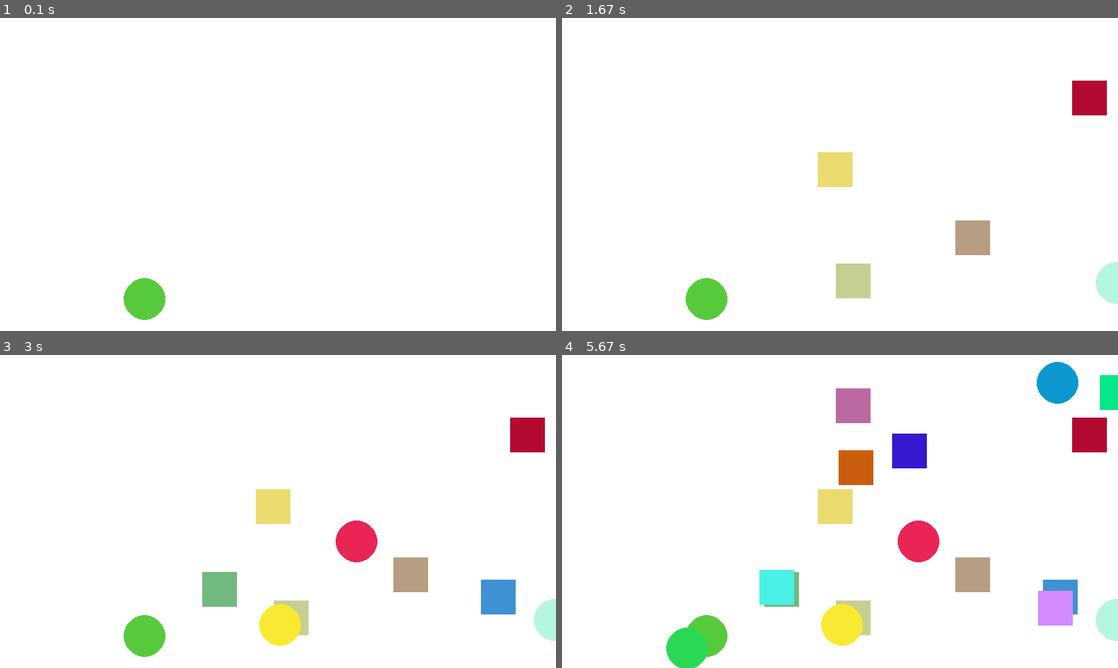
Above: before the commit, frames 1-4 (two rows, left to right).
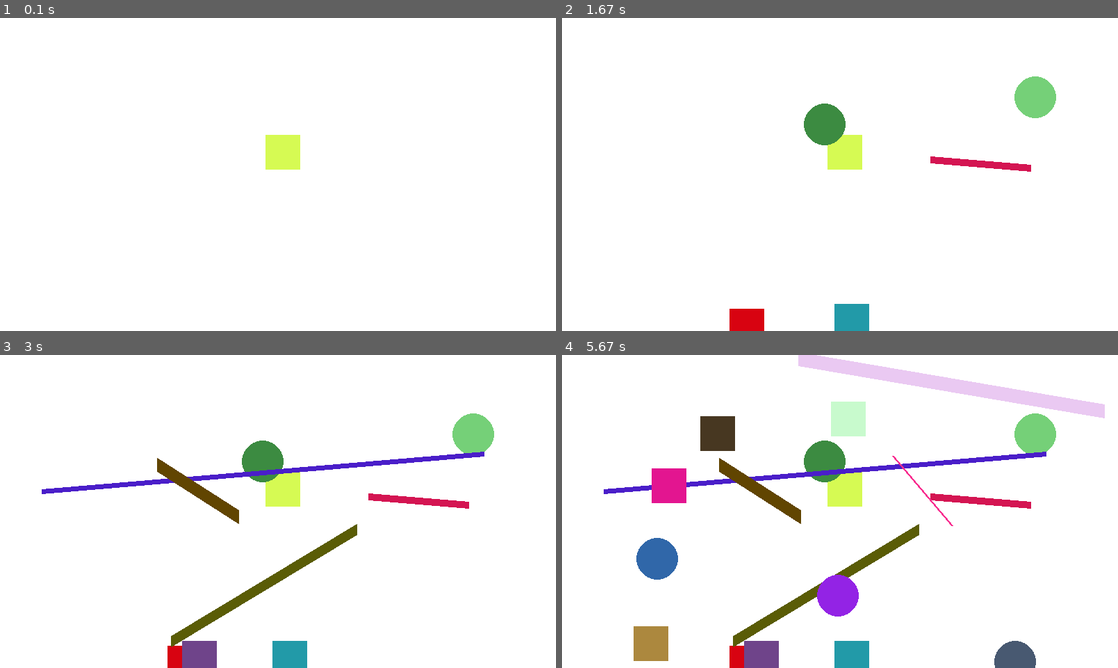
Above: after the commit, the same moments.

Repository: speedyGaoxuan/pygameplus
Game: pygame game, started from main.py
Same seed, same stepped clock (60 frames per second), same inputs: the game is played once before the commit and once after it.
Inputs:
- Up to frame 1 (0.1 s): no input
- Up to frame 2 (1.67 s): no input
- Up to frame 3 (3 s): no input
- Up to frame 4 (5.67 s): no input

The runs differ from the first frame. In frame 1, 1.5% of the frame differs, in the area x 22-54%, y 37-97%; in frame 2, 7.3%; in frame 3, 13%; in frame 4, 23%, in the area x 7-100%, y 0-100%.

Commit message:
line update

Diff:
--- a/main.py
+++ b/main.py
@@ -1,13 +1,7 @@
-import os
-import random
-
 from pygameplus import *
 from random import *
 import time
 import threading
-
-
-# closing = False
 
 
 # def fun():
@@ -37,16 +31,37 @@
 #             list.pop()
 #             time.sleep(0.01)
 
+
+def random_choose(l):
+    r = randint(0, len(l) - 1)
+    return l[r]()
+
+
+def random_color():
+    return randint(0, 255), randint(0, 255), randint(0, 255)
+
+
+def draw_circle():
+    return circle(color=random_color(), center=(randint(25, 800), randint(25, 450)), radius=30)
+
+
+def draw_square():
+    return rect(random_color(), (randint(0, 800), randint(0, 450), 50, 50), )
+
+
+def draw_line():
+    return line(random_color(), (randint(0, 800), randint(0, 450)), (randint(0, 800), randint(0, 450)), randint(1, 20))
+
+
+fun_list = [draw_line, draw_square, draw_circle]
+
+
 def fun():
     global list
     while True:
         for i in range(200):
-            if getrandbits(1)==1:
-                n = circle(color=(randint(0, 255), randint(0, 255), randint(0, 255)),
-                           center=(randint(25, 800), randint(25, 450)), radius=30)
-            else:
-                n = rect((randint(0, 255), randint(0, 255), randint(0, 255)),
-                         (randint(0, 800), randint(0, 450), 50, 50),)
+            n = random_choose(fun_list)
+            # print(n)
             list.append(n)
             time.sleep(0.01)
             # print("im still here")
@@ -55,11 +70,22 @@
             time.sleep(0.01)
 
 
-def test():
-    while True:
-        for i in range(100):
-            print(i)
-            time.sleep(0.05)
+# def fun():
+#     # global list
+#     while True:
+#         for i in range(200):
+#             if getrandbits(1) == 1:
+#                 n = circle(color=random_color(),
+#                            center=(randint(25, 800), randint(25, 450)), radius=30)
+#             else:
+#                 n = rect(random_color(),
+#                          (randint(0, 800), randint(0, 450), 50, 50), )
+#             list.append(n)
+#             time.sleep(0.01)
+#             # print("im still here")
+#         while not list.isempty():
+#             list.pop()
+#             time.sleep(0.01)
 
 
 pygame.init()
@@ -80,6 +106,7 @@
     for event in pygame.event.get():
         if event.type == pygame.QUIT:
             pygame.quit()
+            print("exit with 0:window close operate")
             sys.exit()
     DISPLAYSURF.fill((255, 255, 255))
     list.show()
--- a/pygameplus.py
+++ b/pygameplus.py
@@ -1,3 +1,6 @@
+import os
+os.environ["PYGAME_HIDE_SUPPORT_PROMPT"] = "PYGAME_HIDE_SUPPORT_PROMPT"
+
 import pygame
 import sys
 
@@ -10,10 +13,19 @@
 
 class Node(none_Node):
     def __init__(self):
-        # self.data = data
-        # self.rect = rect
-        # self.color = color
         super().__init__()
+
+
+class line(Node):
+    def __init__(self, color, start, end, width=1):
+        self.color = color
+        self.start = start
+        self.end = end
+        self.width = width
+        super().__init__()
+
+    def show(self, surface):
+        pygame.draw.line(surface, self.color, self.start, self.end, self.width)
 
 
 class rect(Node):
